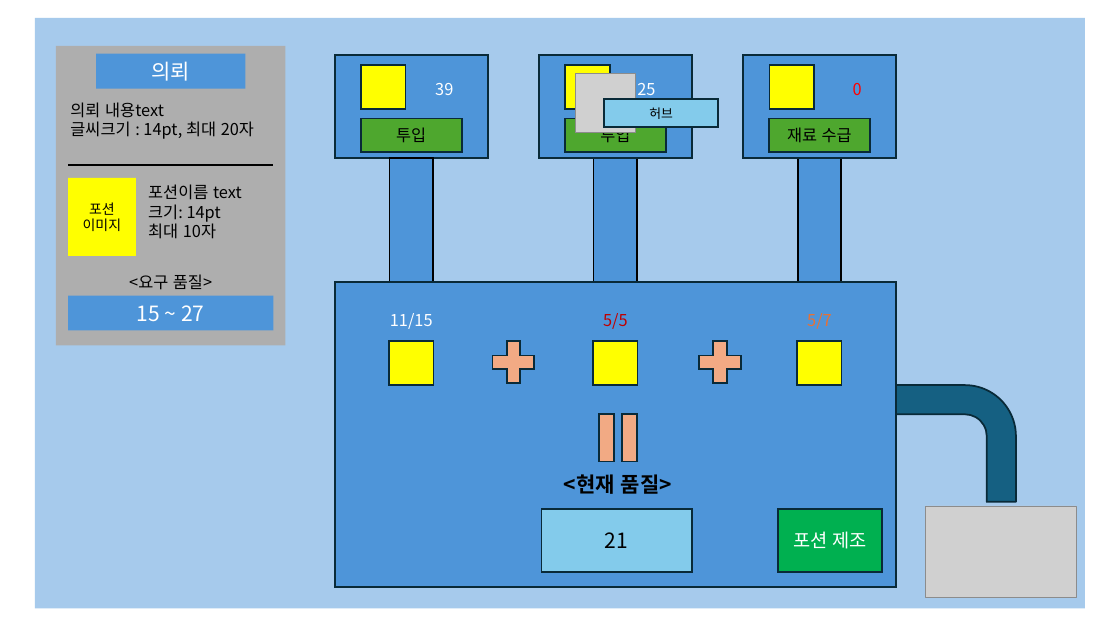
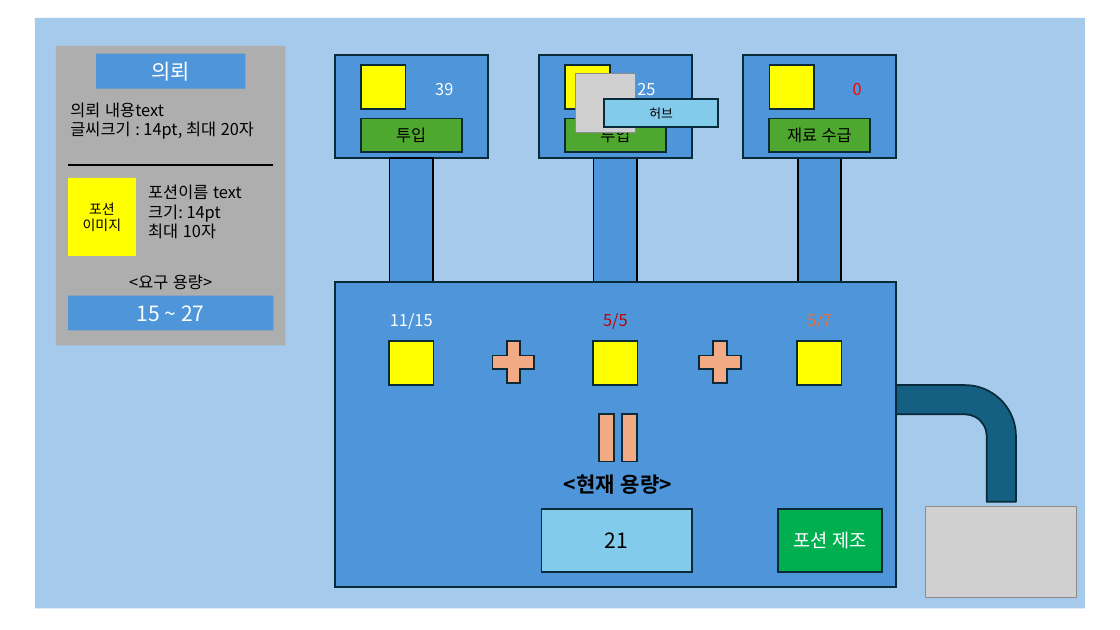
Before and after one commit to gws1017/BlackPotion, a slide deck: slide 2 of document/UI.pptx. Drawn at 1120x630 pixels with LibreOffice and Linux fonts; fonts in the diff are those of the drawing; grey boxes stand for pictures. Boxes give left, top, right and bottom in pixels: in the first picture for what was removed or moved away, otherwise in the second. Text is boxed around its words. In the diff, an @@ line names an element or a change of style, - is before the commit and + after.

```diff
--- a/document/UI.pptx
+++ b/document/UI.pptx
@@ text at (129,274,212,290): text changed @@
-<요구 품질>
+<요구 용량>
@@ text at (564,474,672,494): text changed @@
-<현재 품질>
+<현재 용량>
```
Also in this commit, not shown: 9 other slides changed, 4 slides added, 2 other files.
